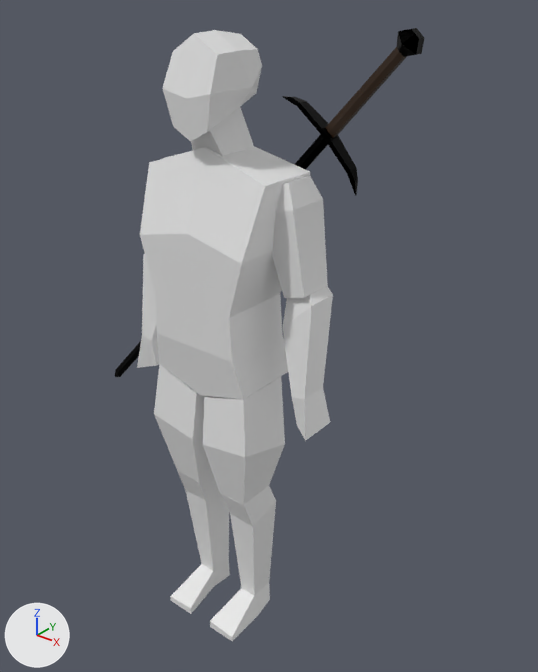
The glTF model Import/Player.glb, before and after one commit.
One viewpoint serves both versions: a 50 mm camera at (1.35, -1.47, 1.99) aimed at (0.05, 0.17, 0.98). Lighting does not change. The marker at lower left points along +X, +Y and +Z.

The older version as bpy lines, for what is in view:
```python
me_cube_001 = bpy.data.meshes.new('Cube.001')
me_cube_001.from_pydata(...)  # 190 vertices, 336 faces; spans x -0.34..0.34, y -0.15..0.16, z 0.0..1.87
me_cube_004 = bpy.data.meshes.new('Cube.004')
me_cube_004.from_pydata(...)  # 70 vertices, 136 faces; spans x -0.713..0.497, y 0.116..0.19, z 0.576..1.881
# faces by material slot: [124, 12]
me_cube_004.materials.append(mat_material_004)  # black #000000
me_cube_004.materials.append(mat_material_005)  # brown #2d1800
ob_cube = bpy.data.objects.new('Cube', me_cube_001)
ob_cube.location = (0.0, 0.0, 0.0)
ob_sword_001 = bpy.data.objects.new('Sword.001', me_cube_004)
ob_sword_001.location = (0.0, 0.0, 0.0)
```
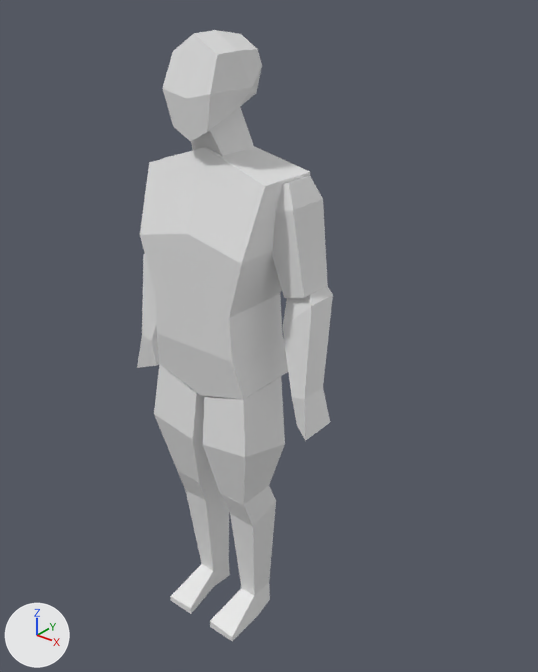
Edits to the scene script, one JSON object a line:
```json
{"op": "remove", "block": "ob_sword_001", "code": ["ob_sword_001 = bpy.data.objects.new('Sword.001', me_cube_004)", "ob_sword_001.location = (0.0, 0.0, 0.0)"]}
```

Boxes [x1, y1, x2, y2] around the edits, measured in the pictures (538 x 672 px):
```json
{"object": "Sword.001", "change": "deleted", "before": [115, 28, 424, 377], "faces in mat_material_004 (black #000000)": [115, 28, 424, 377], "faces in mat_material_005 (brown #2d1800)": [326, 47, 407, 137]}
```
